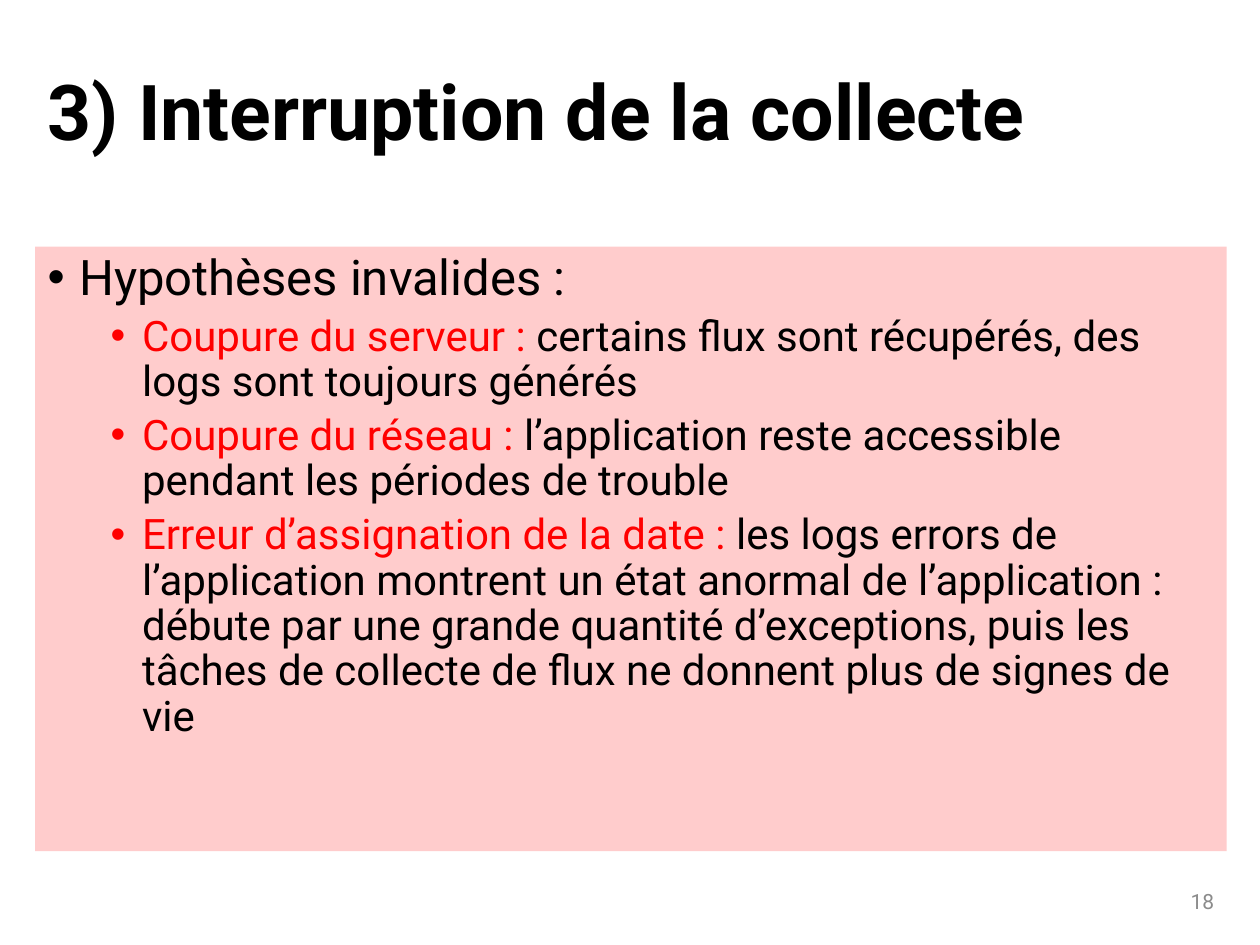
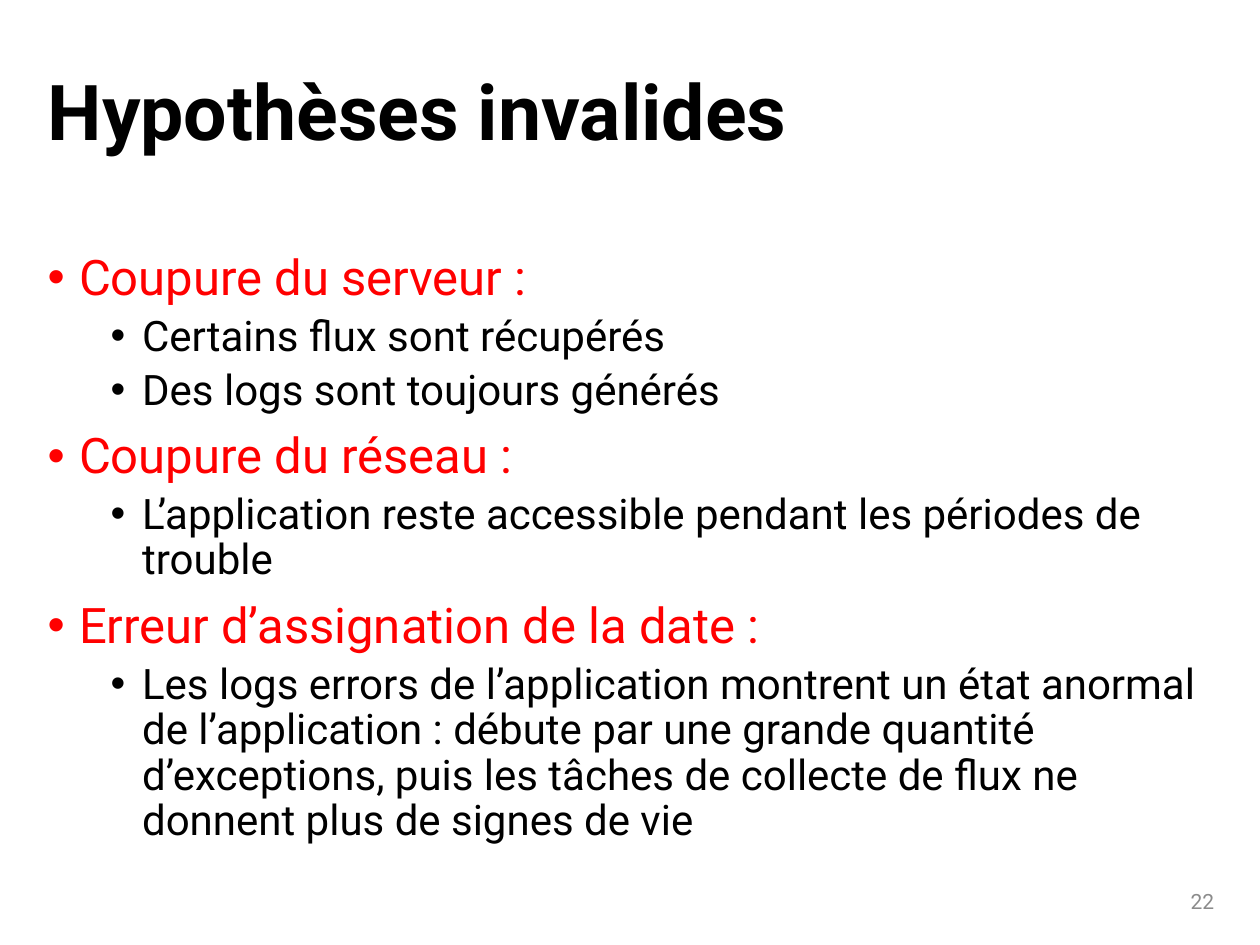
Before and after one commit to dosi-slides/2015_10_geomedia, a slide deck: slide 22 of slides.pptx (slide 18 before the commit). Drawn at 1260x945 pixels with LibreOffice and Linux fonts; fonts in the diff are those of the drawing. Boxes give left, top, right and bottom in pixels: in the first picture for what was removed or moved away, otherwise in the second. Text is boxed around its words. In the diff, an @@ line names an element or a change of style, - is before the commit and + after.

```diff
--- a/slides.pptx
+++ b/slides.pptx
@@ title at [48, 82, 786, 157]: text changed @@
-3) Interruption de la collecte
+Hypothèses invalides
@@ text "Coupure du serveur :": place and size @@
-text "Coupure du serveur :" at [35, 247, 1227, 852]
+text "Coupure du serveur :" at [79, 258, 1195, 844]
@@ text "Coupure du serveur :" at [79, 258, 1195, 844]: fill #FFCCCC to none @@
@@ text at [79, 258, 1195, 844]: text changed @@
-• Hypothèses invalides :
-  • Coupure du serveur : certains flux sont récupérés, des logs sont toujours générés
-  • Coupure du réseau : l’application reste accessible pendant les périodes de trouble
-  • Erreur d’assignation de la date : les logs errors de l’application montrent un état anormal de l’application : débute par une grande quantité d’exceptions, puis les tâches de collecte de flux ne donnent plus de signes de vie
+• Coupure du serveur :
+  • Certains flux sont récupérés
+  • Des logs sont toujours générés
+• Coupure du réseau :
+  • L’application reste accessible pendant les périodes de trouble
+• Erreur d’assignation de la date :
+  • Les logs errors de l’application montrent un état anormal de l’application : débute par une grande quantité d’exceptions, puis les tâches de collecte de flux ne donnent plus de signes de vie
@@ page number at [1191, 894, 1215, 909]: text changed @@
-18
+22
```
Also in this commit, not shown: 18 other slides changed, 20 slides added, 5 slides removed, 1 other file.
